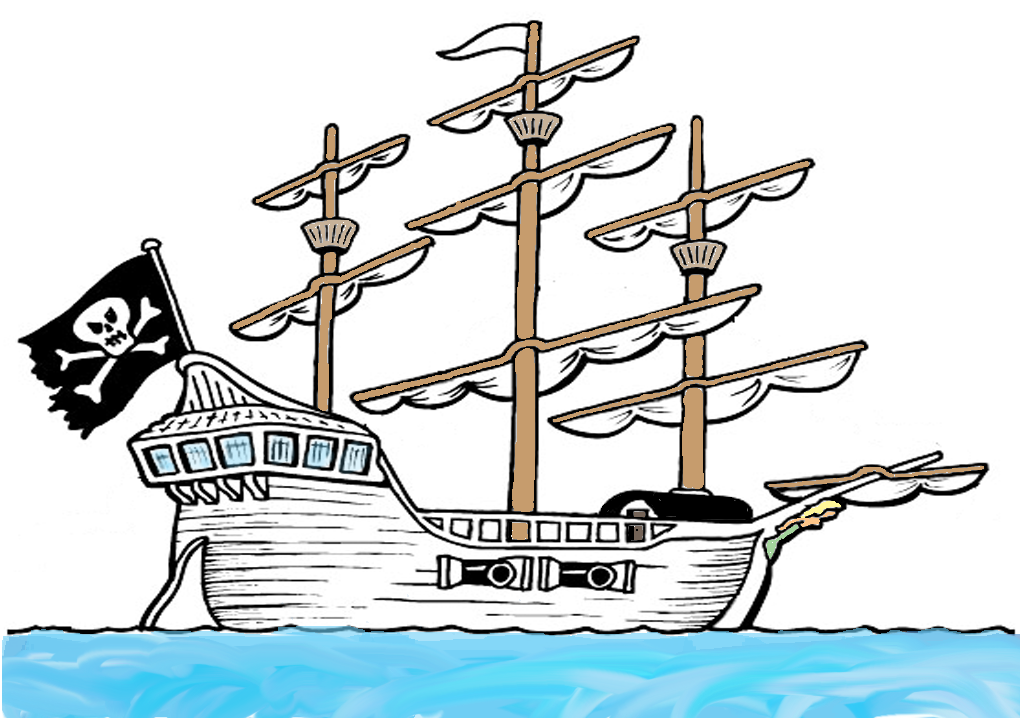
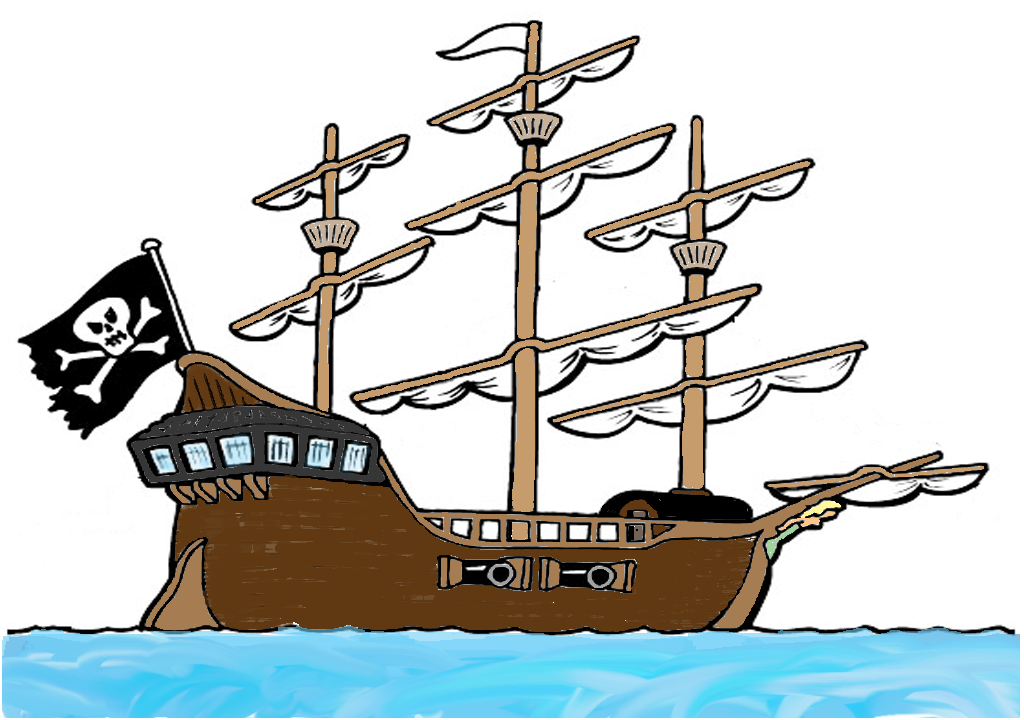
Two versions of the same layered image (1024x720). Layer-by-layer changes:
painted on "Layer 2" over [132, 354, 938, 632]
